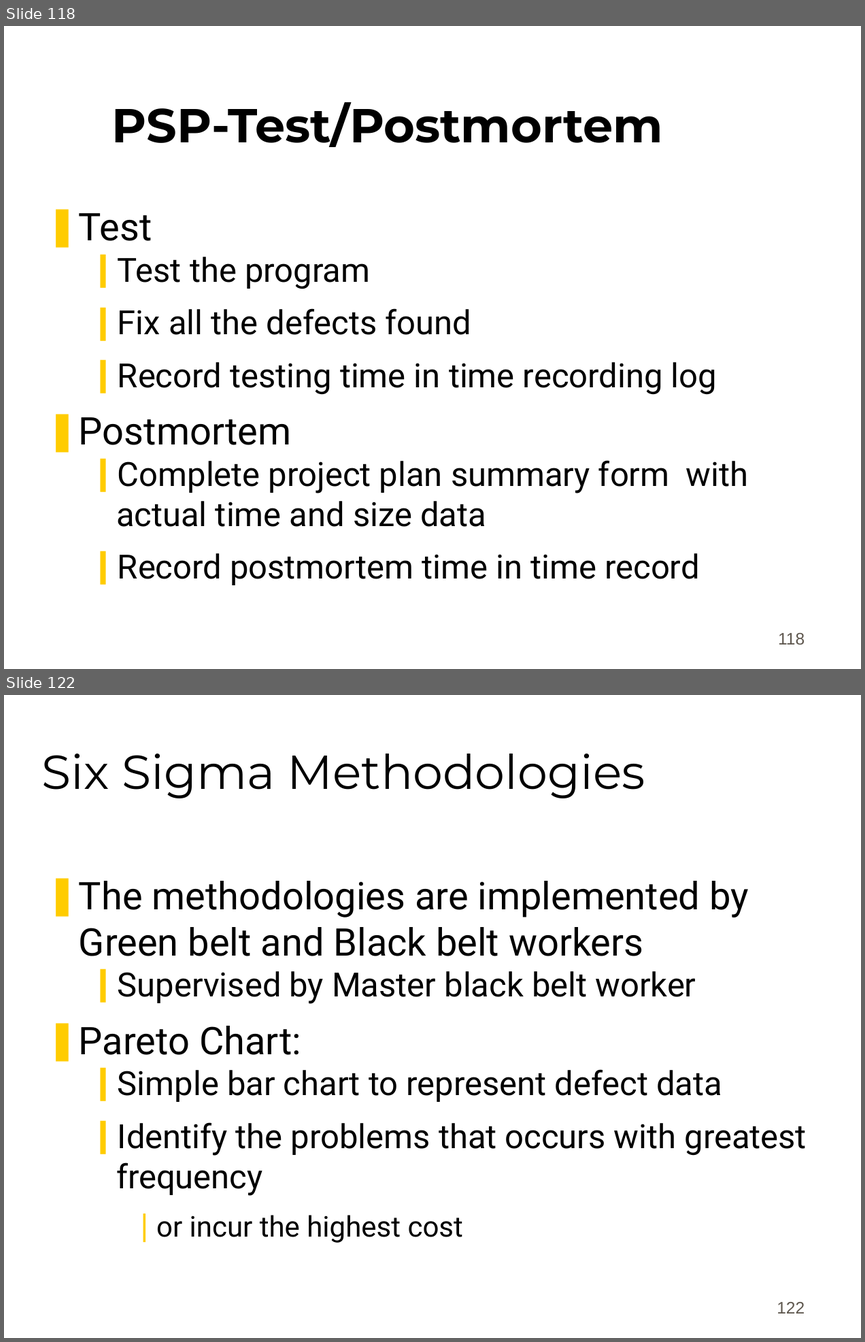
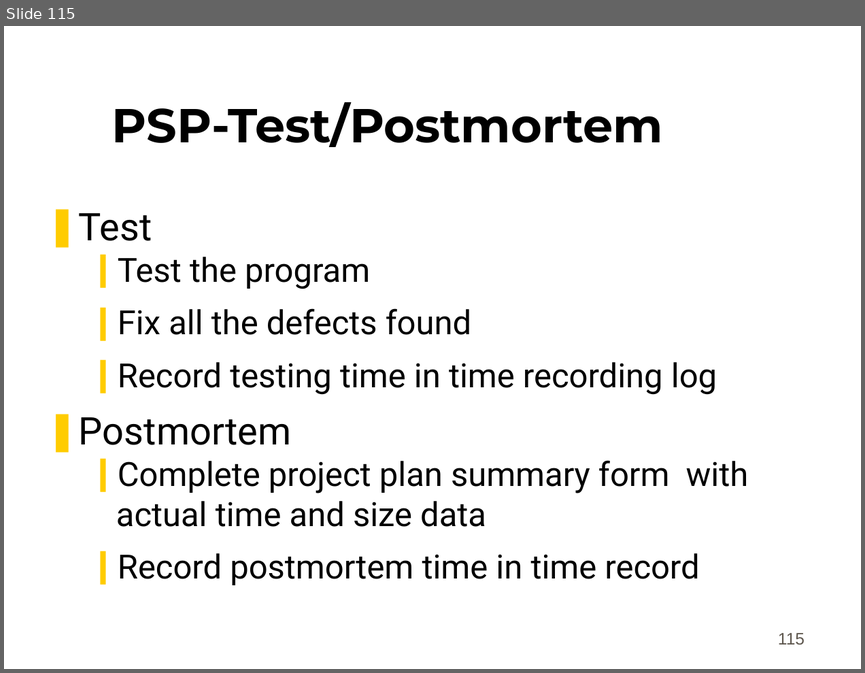
Before and after one commit to mananmongia/clg, a slide deck: SE/lect14.ppt. Shown one above the other, each under a label of ours: slides 118 and 122 before the commit, slide 115 after it; the slides between them are not shown. The pictures are 865x1342 and 865x673 pixels, drawn with LibreOffice and Linux fonts; fonts in the diff are those of the drawing; background and template pictures are left out. Boxes give left, top, right and bottom in pixels: in the first picture for what was removed or moved away, otherwise in the second. Text is boxed around its words. In the diff, an @@ line names an element or a change of style, - is before the commit and + after.

```diff
--- a/SE/lect14.ppt
+++ b/SE/lect14.ppt
@@ slide 122 removed at [4, 695, 861, 1338], background #FFFFFF @@
@@ title removed at [42, 753, 645, 798] @@
-Six Sigma Methodologies
@@ text removed at [79, 881, 806, 1242] @@
-❚ The methodologies are implemented by Green belt and Black belt workers
-  ❙ Supervised by Master black belt worker
-❚ Pareto Chart:
-  ❙ Simple bar chart to represent defect data
-  ❙ Identify the problems that occurs with greatest frequency
-    ❘ or incur the highest cost
@@ page number removed at [776, 1302, 804, 1313] @@
-122
@@ what was slide 118 is now slide 115 @@
@@ page number at [778, 633, 804, 645]: text changed @@
-118
+115
```
Also in this commit, not shown: 56 slides changed, 5 other slides removed, 11 other files.
